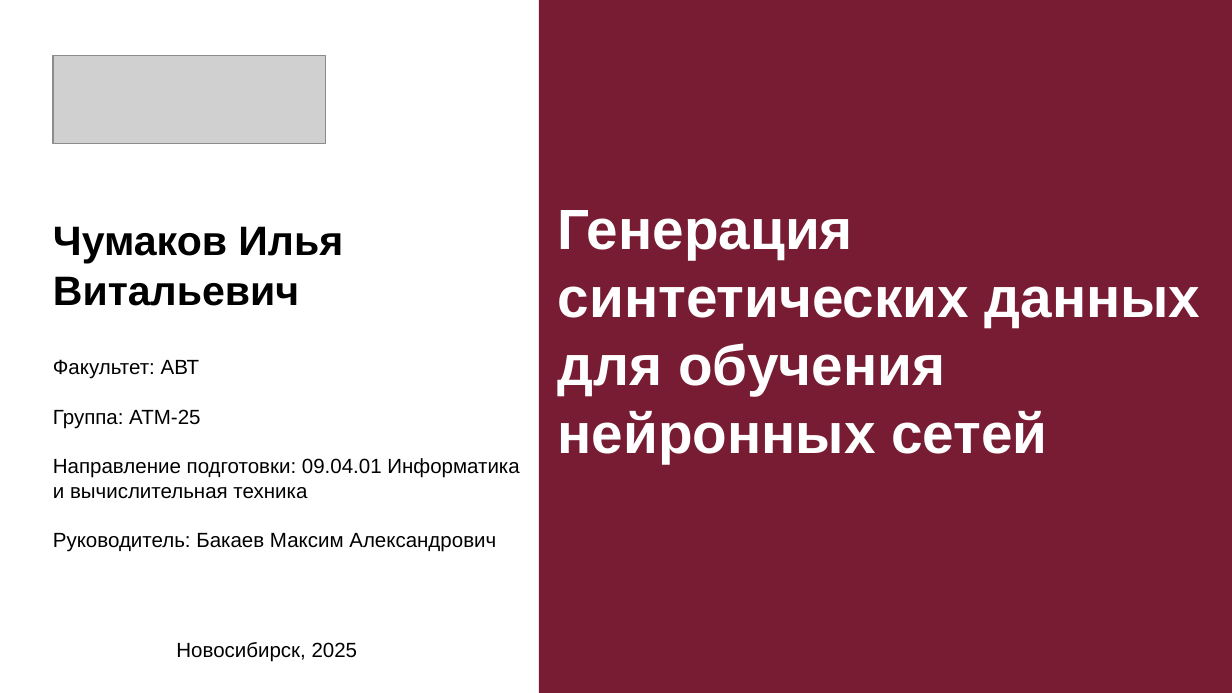
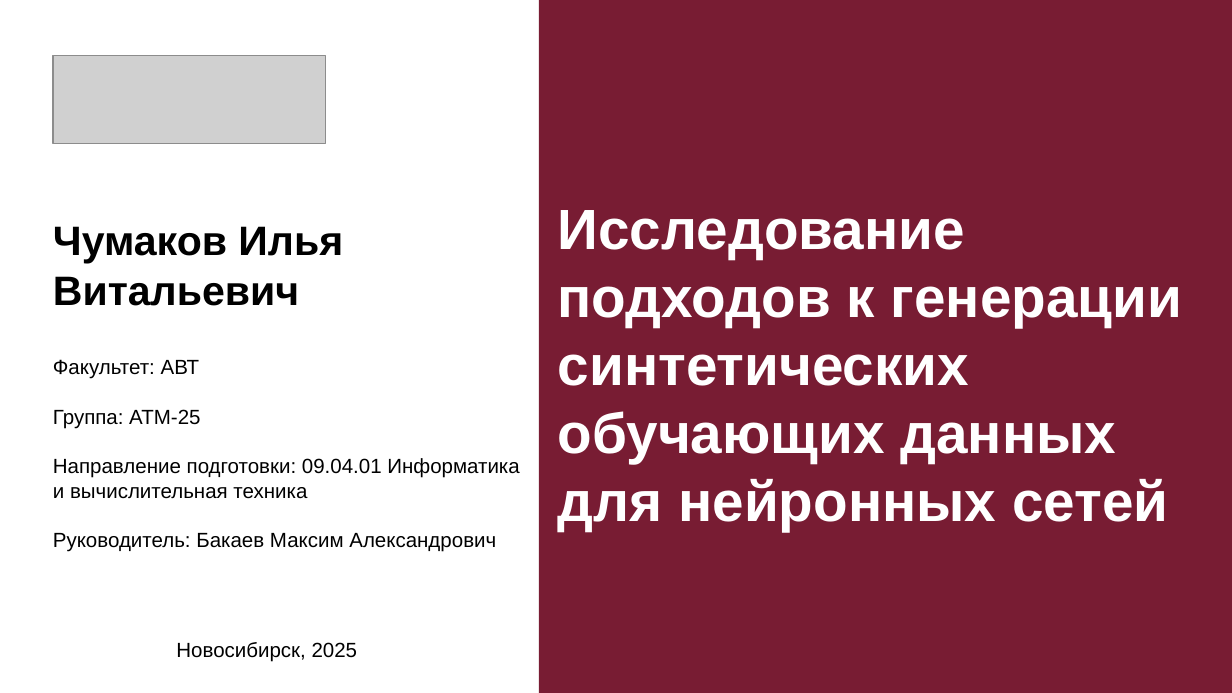
Before and after one commit to LimeShot/NSTU, a slide deck: slide 1 of SM/Чумаков (1).pptm. Drawn at 1232x693 pixels with LibreOffice and Linux fonts; fonts in the diff are those of the drawing; grey boxes stand for pictures; background and template pictures are left out. Boxes give left, top, right and bottom in pixels: in the first picture for what was removed or moved away, otherwise in the second. Text is boxed around its words. In the diff, an @@ line names an element or a change of style, - is before the commit and + after.

```diff
--- a/SM/Чумаков (1).pptm
+++ b/SM/Чумаков (1).pptm
@@ text at (558, 210, 1182, 531): text changed @@
-Генерация синтетических данных для обучения нейронных сетей
+Исследование подходов к генерации синтетических обучающих данных для нейронных сетей
```
Also in this commit, not shown: 3 other slides changed, 2 slides added, 4 slides removed, 45 other files.
